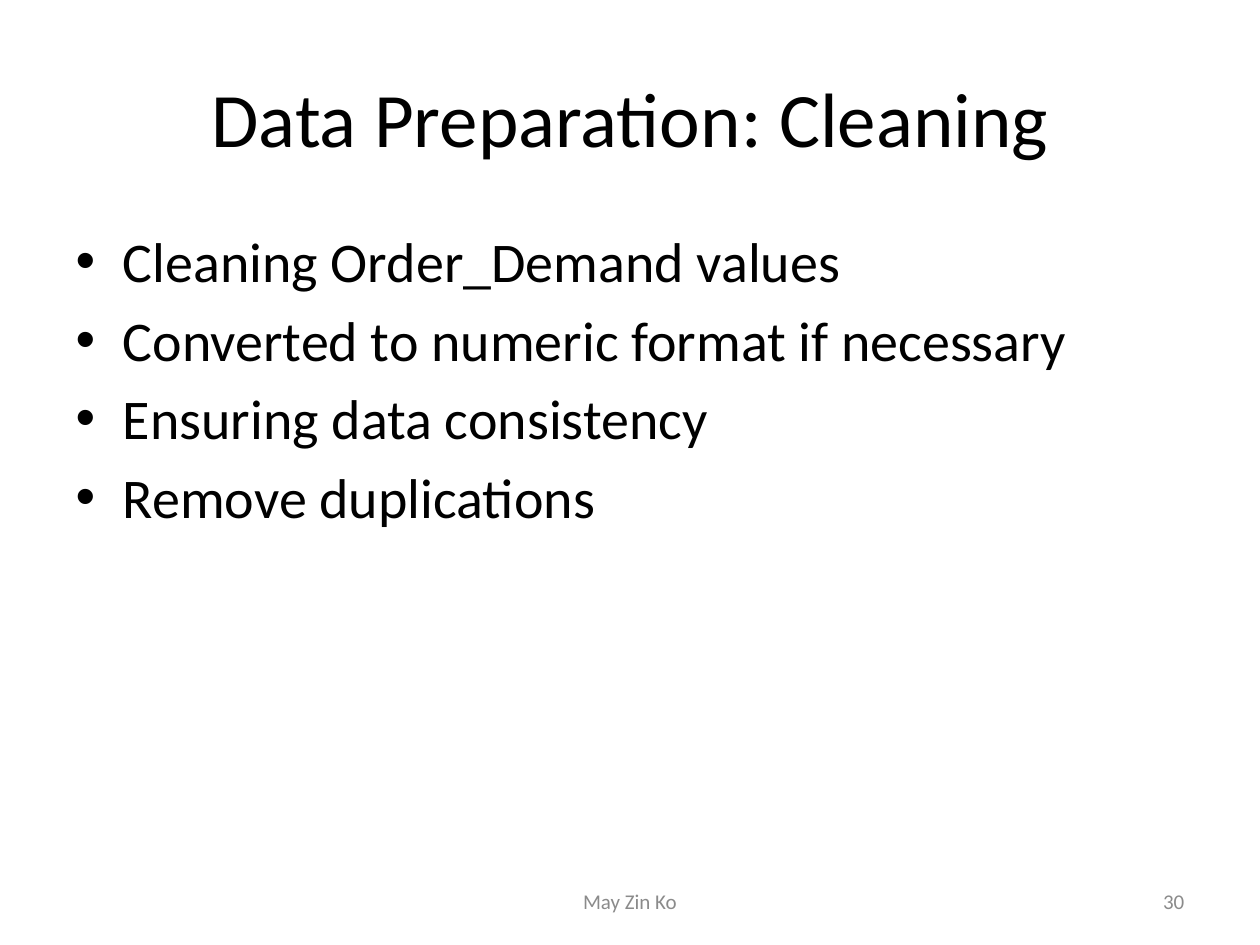
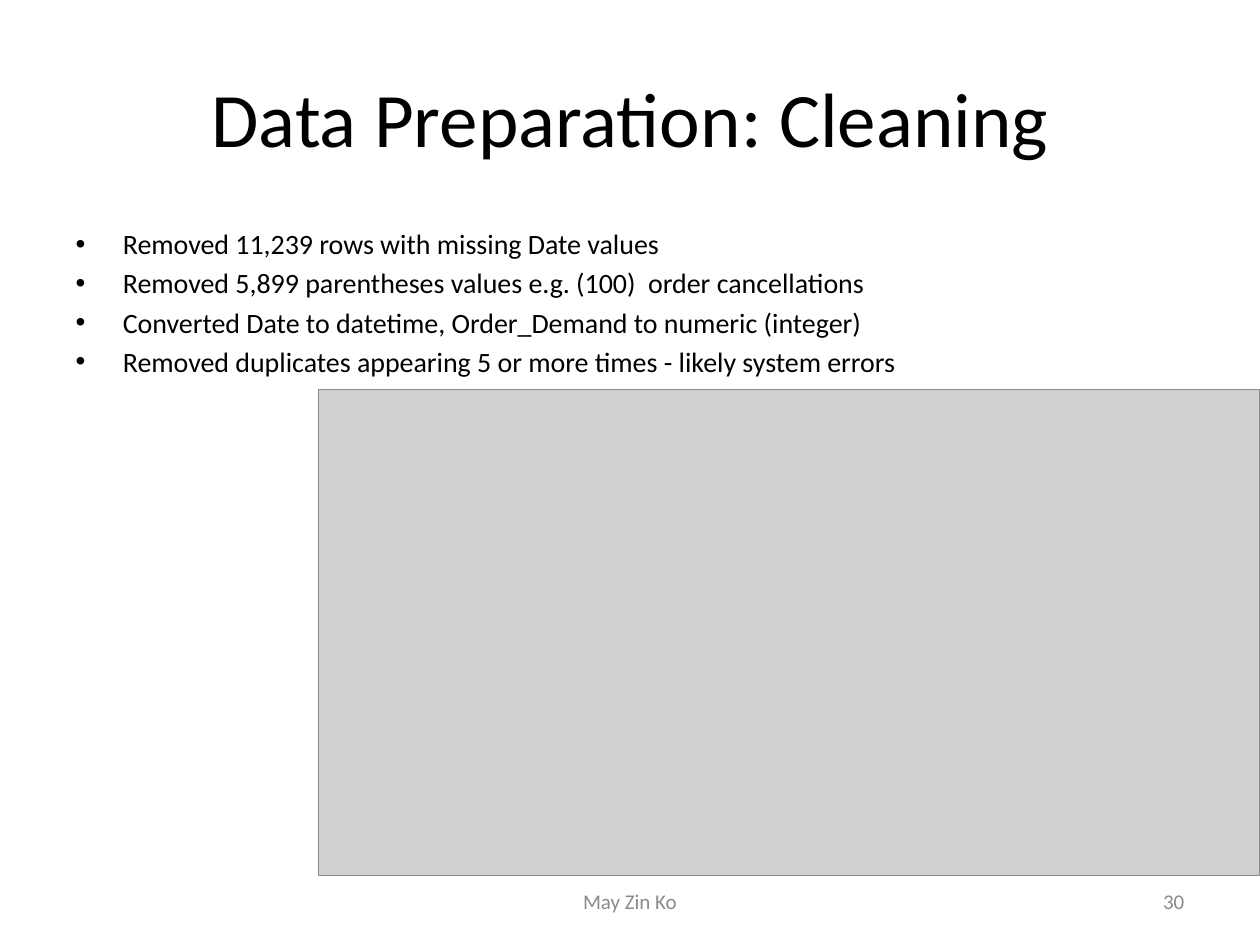
Before and after one commit to MayZinKo/Demand_Management_Industrial_Analytics_Project, a slide deck: slide 30 of Demand_Management_Presentation.pptx. Drawn at 1260x945 pixels with LibreOffice and Linux fonts; fonts in the diff are those of the drawing; grey boxes stand for pictures. Boxes give left, top, right and bottom in pixels: in the first picture for what was removed or moved away, otherwise in the second. Text is boxed around its words. In the diff, an @@ line names an element or a change of style, - is before the commit and + after.

```diff
--- a/Demand_Management_Presentation.pptx
+++ b/Demand_Management_Presentation.pptx
@@ text at (x1=123, y1=234, x2=895, y2=377): text changed; size 32 to 16 pt @@
-• Cleaning Order_Demand values
-• Converted to numeric format if necessary
-• Ensuring data consistency
-• Remove duplications
+• Removed 11,239 rows with missing Date values
+• Removed 5,899 parentheses values e.g. (100) order cancellations
+• Converted Date to datetime, Order_Demand to numeric (integer)
+• Removed duplicates appearing 5 or more times - likely system errors
@@ picture added at (x1=318, y1=389, x2=1259, y2=876) @@
```
Also in this commit, not shown: 9 other slides changed, 5 slides added, 6 slides removed, 1 other file.
